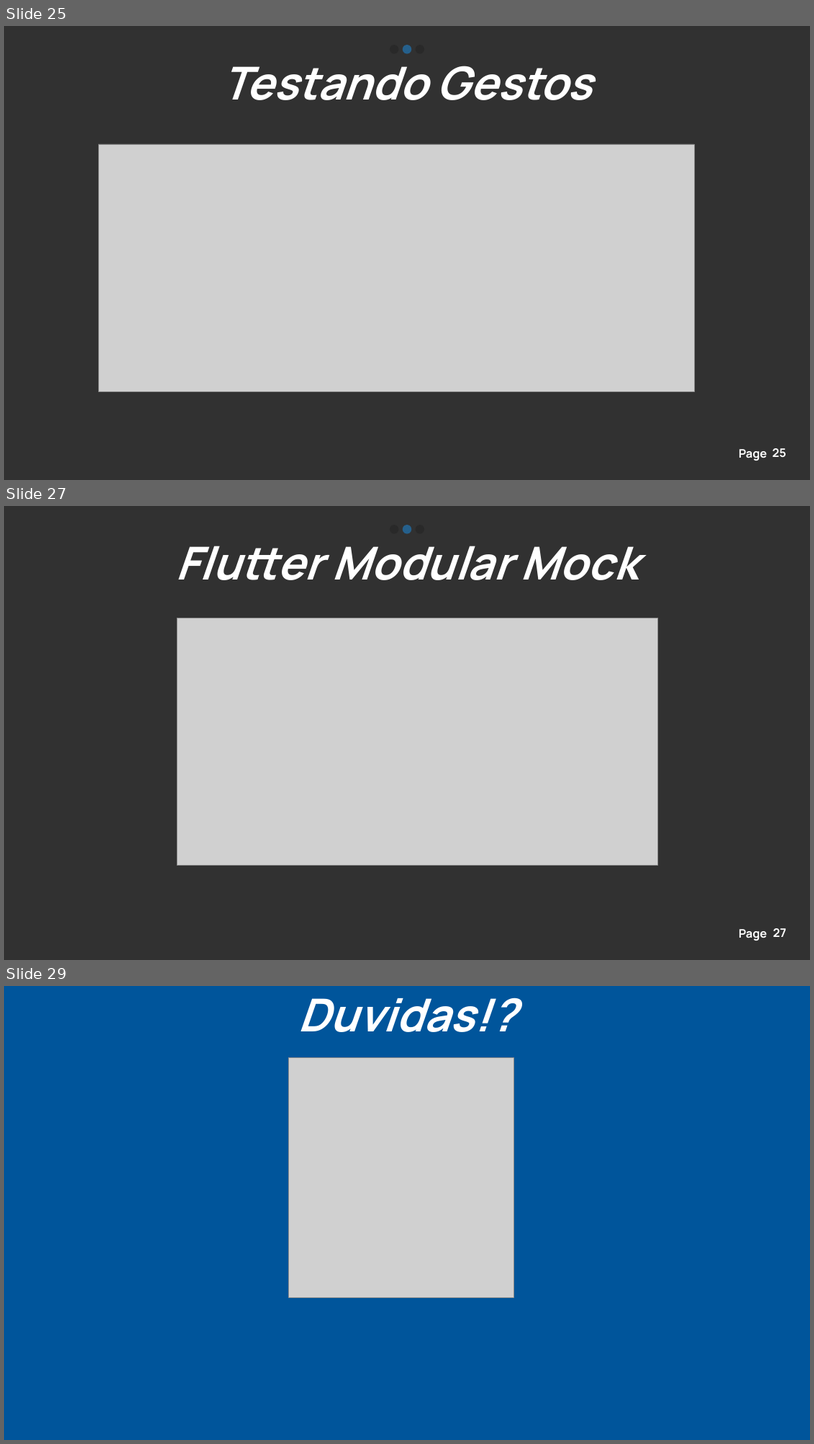
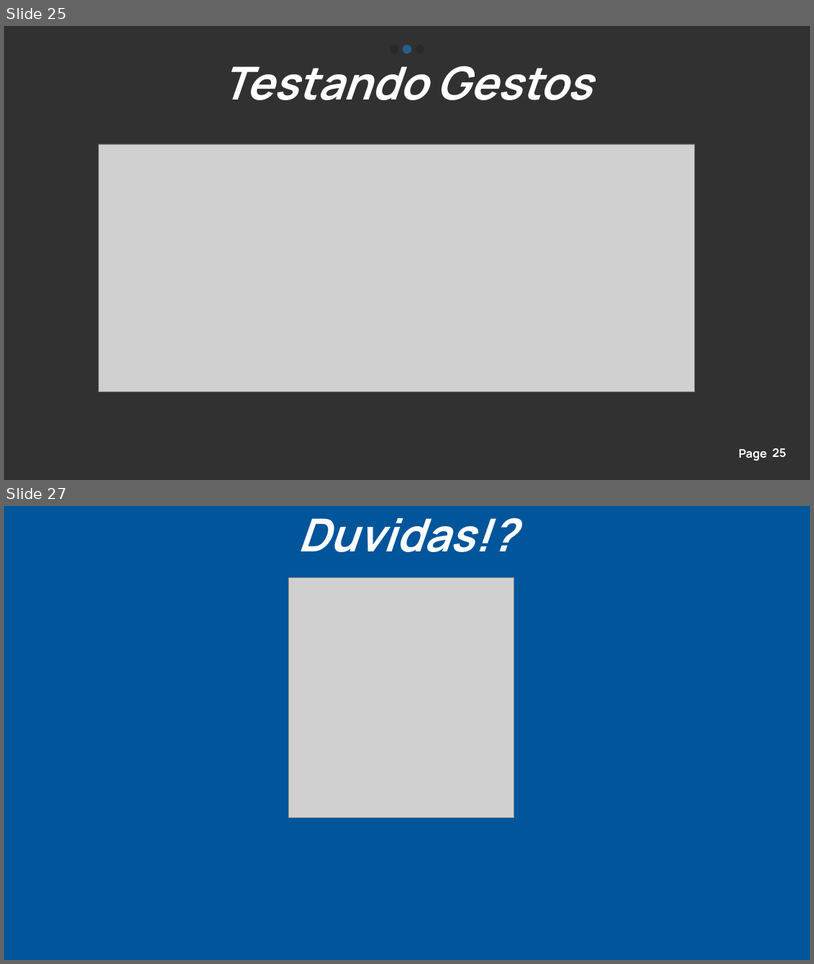
Before and after one commit to toshiossada/FlutterTestPresentation, a slide deck: Testes_novo.pptx. Shown one above the other, each under a label of ours: slides 25, 27 and 29 before the commit, slides 25 and 27 after it; the slides between them are not shown. The pictures are 814x1444 and 814x964 pixels, drawn with LibreOffice and Linux fonts; fonts in the diff are those of the drawing; grey boxes stand for pictures. Boxes give left, top, right and bottom in pixels: in the first picture for what was removed or moved away, otherwise in the second. Text is boxed around its words. In the diff, an @@ line names an element or a change of style, - is before the commit and + after.

```diff
--- a/Testes_novo.pptx
+++ b/Testes_novo.pptx
@@ slide 27 removed at [4, 506, 810, 960], background #313131; not listed: 4 template elements that a slide beside it also shows @@
@@ title removed at [176, 546, 638, 580] @@
-Flutter Modular Mock
@@ picture removed at [178, 618, 658, 865] @@
@@ page number removed at [774, 928, 787, 937] @@
-27
@@ what was slide 29 is now slide 27 @@
```
Also in this commit, not shown: 2 slides changed, 1 other slide removed.
